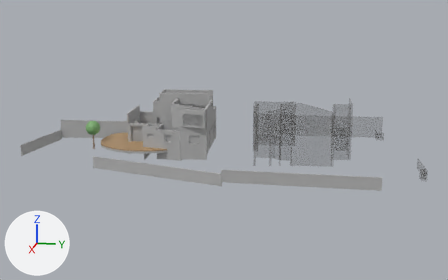
Two versions of the Blender file blender/sadot_v8_tree06_east_wall_2026-07-14.blend, one commit apart.
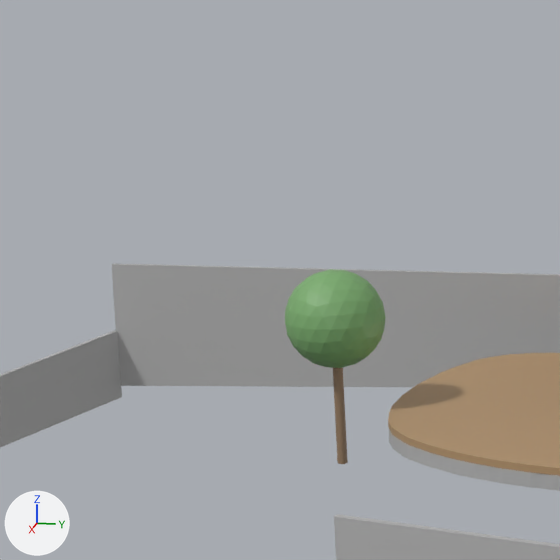
The first picture shows the older version from a 50 mm camera at (85.0, 42.1, 22.0) aimed at (6.8, 26.4, 2.5). The close-ups show the older and then the newer version on the part from 10% to 28% of the width and 29% to 58% of the height of that picture. Only the edits that show in the close-ups are written down. The lights are fixed; the arrows at lower left show +X, +Y and +Z.

Before the edit, the objects in view are built like this:
```python
me_cylinder = bpy.data.meshes.new('Cylinder')
me_cylinder.from_pydata(...)  # a 32-sided cylinder along z spanning x -0.1..0.1, y -0.1..0.1, z -1.0..1.0
me_cylinder.materials.append(mat_mat_tree_trunk_existing)  # brown #957c61
me_icosphere = bpy.data.meshes.new('Icosphere')
me_icosphere.from_pydata(...)  # an icosphere of 320 faces spanning x -1.0..1.0, y -1.0..1.0, z -1.0..1.0
me_icosphere.materials.append(mat_mat_tree_canopy_existing)  # green #7cad6f
me_walls_119777_basic_wall_משראביה_6071941_001 = bpy.data.meshes.new('walls_119777_Basic_Wall:משראביה:6071941.001')
me_walls_119777_basic_wall_משראביה_6071941_001.from_pydata(...)  # 268 vertices, 532 faces; spans x 5.47..17.16, y 25.75..34.41, z 0.91..1.21
me_walls_119777_basic_wall_משראביה_6071941_001.materials.append(mat_mat_house_concrete)  # grey #b3b3b3
ob_tree_06_existing_neem_canopy = bpy.data.objects.new('TREE_06_existing_neem_canopy', me_icosphere)
ob_tree_06_existing_neem_canopy.location = (6.05, 7.8, 3.17)
ob_tree_06_existing_neem_trunk = bpy.data.objects.new('TREE_06_existing_neem_trunk', me_cylinder)
ob_tree_06_existing_neem_trunk.location = (6.05, 7.8, 1.17)
ob_walls_119777_basic_wall_משראביה_6071941_001 = bpy.data.objects.new('walls_119777_Basic_Wall:משראביה:6071941.001', me_walls_119777_basic_wall_משראביה_6071941_001)
ob_walls_119777_basic_wall_משראביה_6071941_001.location = (-20.46, 32.94, 0.0)
ob_walls_119777_basic_wall_משראביה_6071941_001.rotation_euler = (0.0, 0.0, -1.841)  # degrees (0, 0, -105)
# also in view: 'walls_119777_Basic_Wall:משראביה:6071941.089' at (-0.5, 6.2, 1.4); 'DECKING_wood_front_porch' at (5.2, 13.9, 1.3); 'walls_119777_Basic_Wall:משראביה:6071941' at (15.1, 19.5, 0.3); 'walls_119777_Basic_Wall:משראביה:6071941.297' at (5.0, -0.5, 0.5)
```
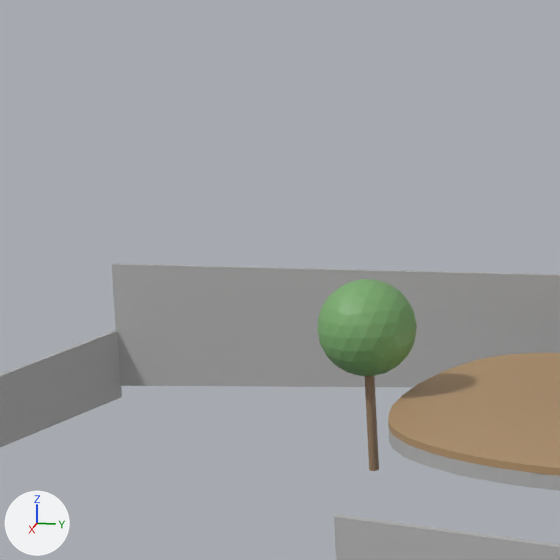
Changed parts and their boxes (x1, y1, x2, y2) in the close-ups (560 x 560 px):
'TREE_06_existing_neem_canopy', moved
    before: (285, 269, 386, 368)
    after: (317, 279, 417, 376)
'TREE_06_existing_neem_trunk', moved
    before: (333, 368, 348, 464)
    after: (365, 376, 379, 471)

The change, as a diff of the scene's bpy script:
```diff
--- a/blender/sadot_v8_tree06_east_wall_2026-07-14.blend.py
+++ b/blender/sadot_v8_tree06_east_wall_2026-07-14.blend.py
@@ ob_tree_06_existing_neem_trunk @@
 ob_tree_06_existing_neem_trunk = bpy.data.objects.new('TREE_06_existing_neem_trunk', me_cylinder)
-ob_tree_06_existing_neem_trunk.location = (6.05, 7.8, 1.17)
+ob_tree_06_existing_neem_trunk.location = (4.86, 7.96, 0.73)
@@ ob_tree_06_existing_neem_canopy @@
 ob_tree_06_existing_neem_canopy = bpy.data.objects.new('TREE_06_existing_neem_canopy', me_icosphere)
-ob_tree_06_existing_neem_canopy.location = (6.05, 7.8, 3.17)
+ob_tree_06_existing_neem_canopy.location = (4.86, 7.96, 2.73)
```
